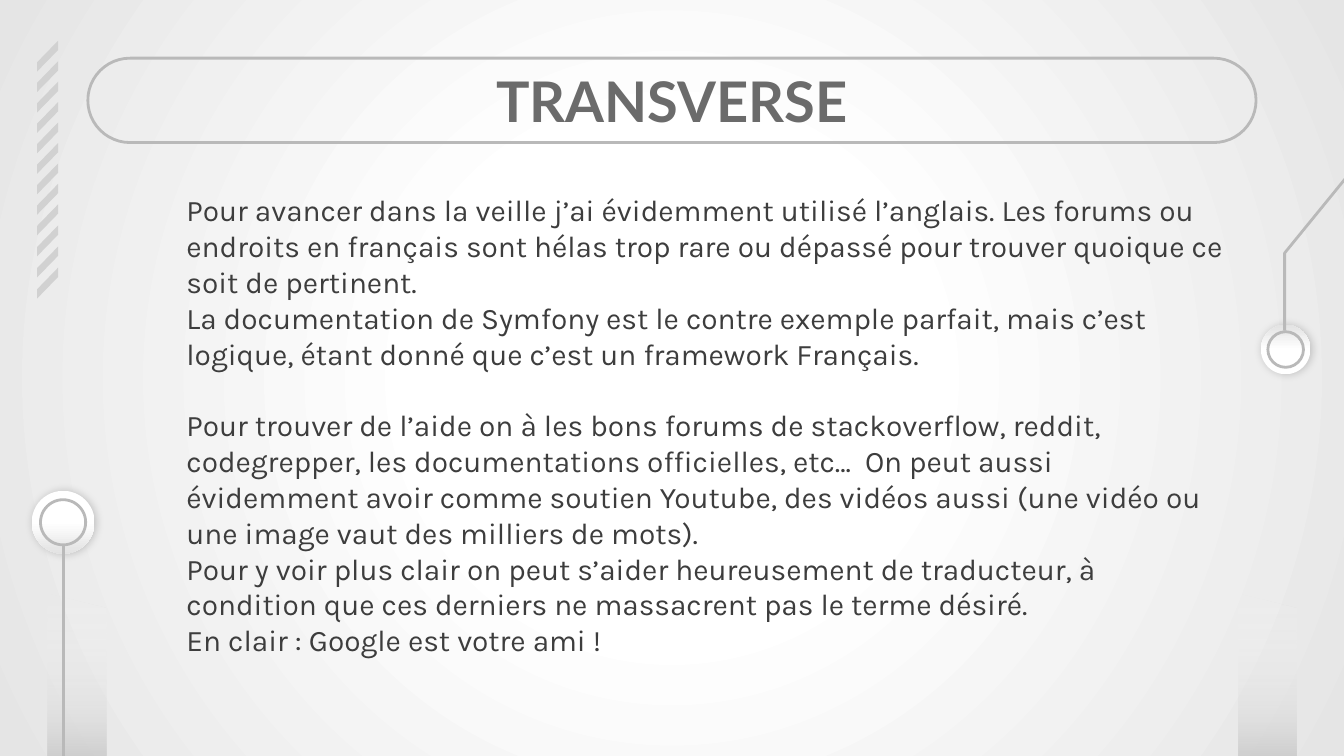
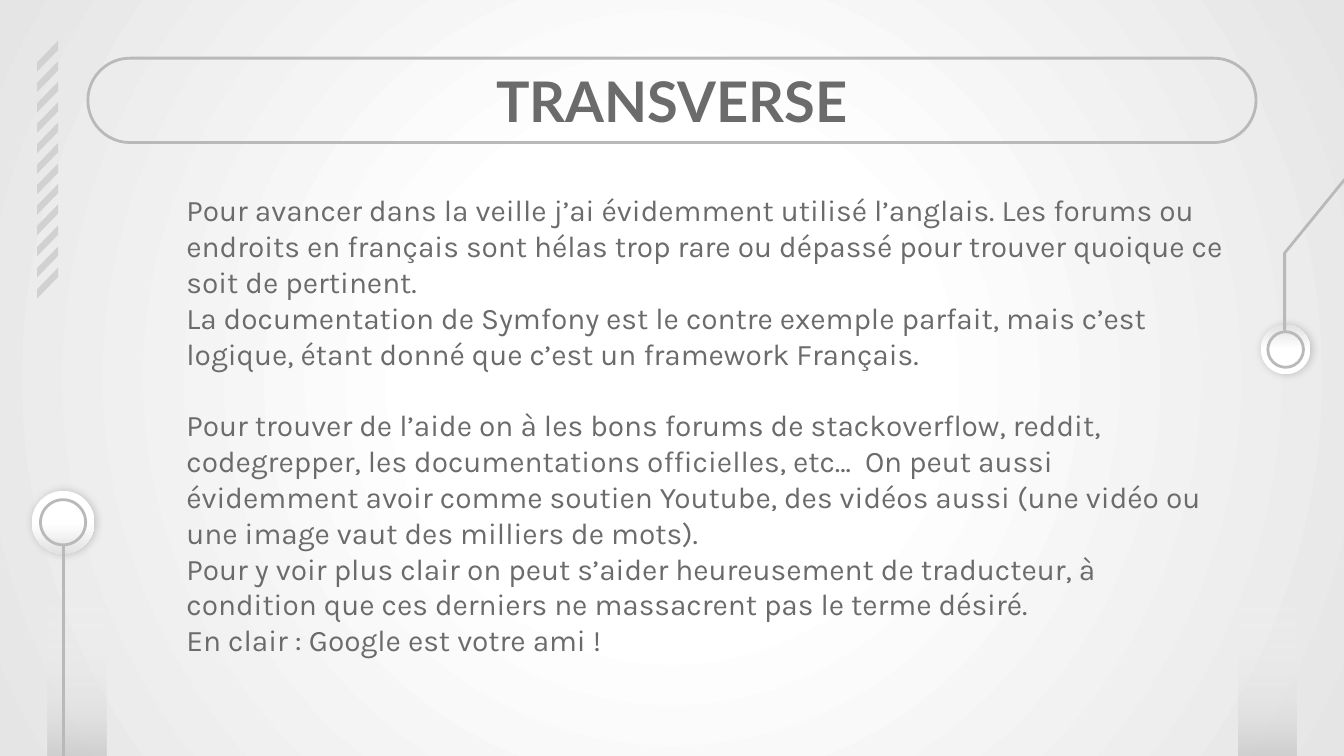
Before and after one commit to Ninewashburn/Business_case-Symfony-eShop-, a slide deck: slide 28 of capture_texte/fiche en cours de remplissage/Présentation soutenance Meynadier Renaud.pptx (slide 20 before the commit). Drawn at 1344x756 pixels with LibreOffice and Linux fonts; fonts in the diff are those of the drawing. Boxes give left, top, right and bottom in pixels: in the first picture for what was removed or moved away, otherwise in the second. Text is boxed around its words. In the diff, an @@ line names an element or a change of style, - is before the commit and + after.

```diff
--- a/capture_texte/fiche en cours de remplissage/Présentation soutenance Meynadier Renaud.pptx
+++ b/capture_texte/fiche en cours de remplissage/Présentation soutenance Meynadier Renaud.pptx
@@ text "Pour avancer dans la veille ..." at (186,198,1223,659): text colour #3D3D3D to #6B6B6B @@
```
Also in this commit, not shown: 23 other slides changed, 9 slides added, 1 slide removed, 1 other file.
